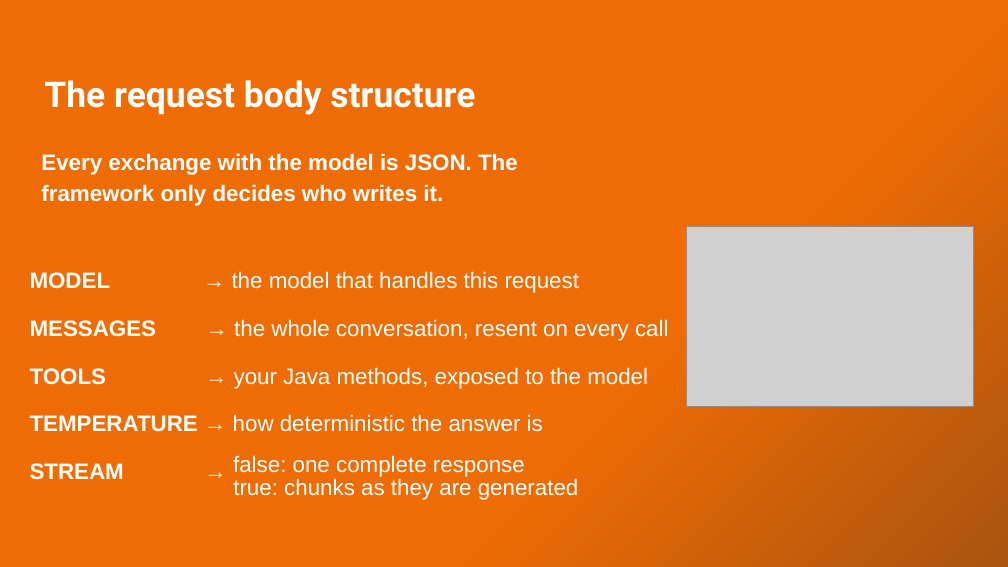
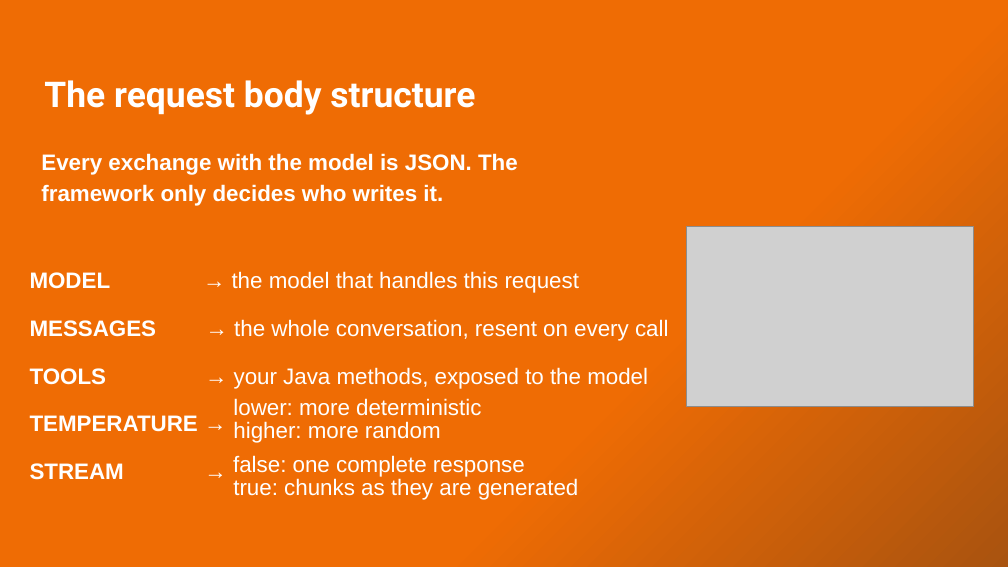
Before and after one commit to xkondix/ai-agents-JAVA-SPRING, a slide deck: slide 9 of presentations/The Agent Is a Loop .pptx. Drawn at 1008x567 pixels with LibreOffice and Linux fonts; fonts in the diff are those of the drawing; grey boxes stand for pictures. Boxes give left, top, right and bottom in pixels: in the first picture for what was removed or moved away, otherwise in the second. Text is boxed around its words. In the diff, an @@ line names an element or a change of style, - is before the commit and + after.

```diff
--- a/presentations/The Agent Is a Loop .pptx
+++ b/presentations/The Agent Is a Loop .pptx
@@ text at <box>30,415,198,432</box>: text changed; bold on @@
-TEMPERATURE → how deterministic the answer is
+TEMPERATURE →
@@ text added at <box>233,398,481,416</box>, 16 pt, text #FFFFFF @@
+lower: more deterministic
@@ text added at <box>233,421,441,443</box>, 16 pt, text #FFFFFF @@
+higher: more random
```
Also in this commit, not shown: 16 other slides changed, 2 slides added, 1 slide removed, 26 other files.
